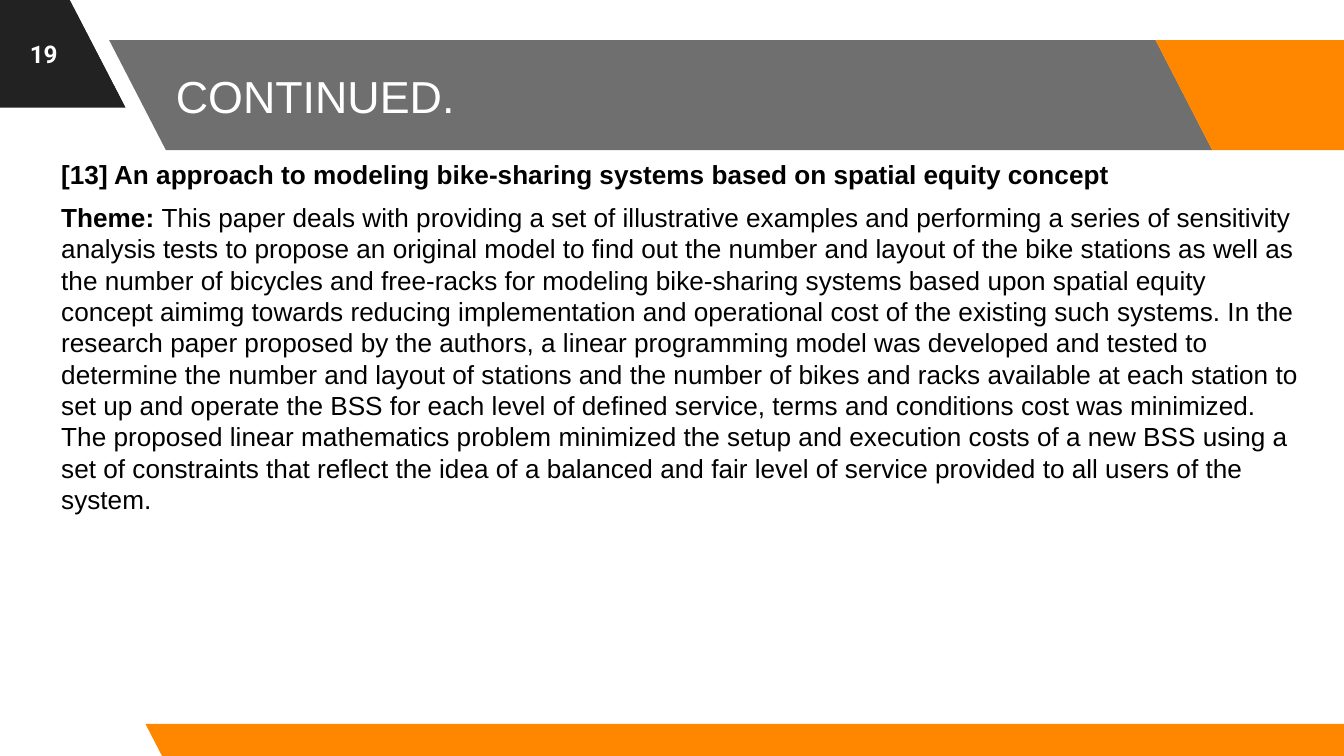
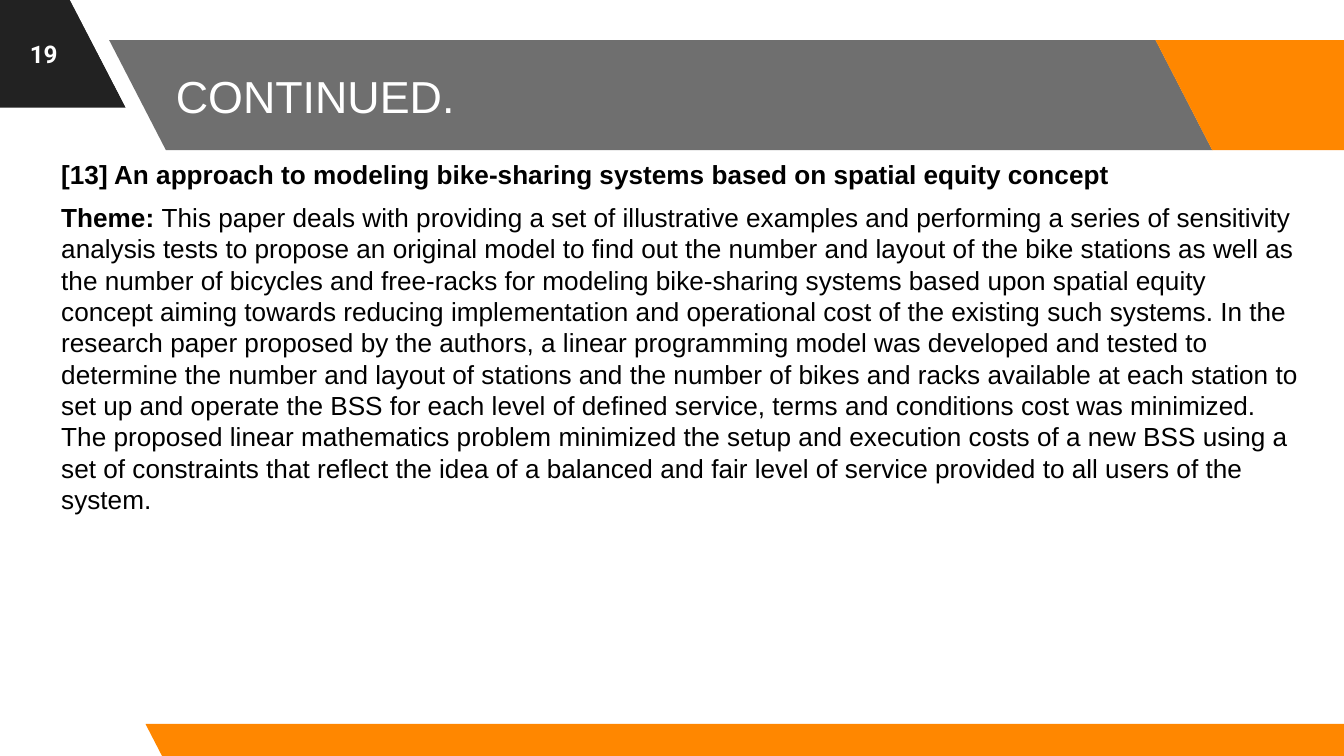
Before and after one commit to astrodestroyergithub/Divvy-Bike-Share, a slide deck: slide 19 of PPTS/19BCE1156_Tamojit_Roy_Capstone_Project_B.Tech_CSE_2019-23_Review-1.pptx. Drawn at 1344x756 pixels with LibreOffice and Linux fonts; fonts in the diff are those of the drawing; background and template pictures are left out. Boxes give left, top, right and bottom in pixels: in the first picture for what was removed or moved away, otherwise in the second. Text is boxed around its words. In the diff, an @@ line names an element or a change of style, - is before the commit and + after.

Commit message:
Spelling mistakes corrected in Review-1 PPT

```diff
--- a/PPTS/19BCE1156_Tamojit_Roy_Capstone_Project_B.Tech_CSE_2019-23_Review-1.pptx
+++ b/PPTS/19BCE1156_Tamojit_Roy_Capstone_Project_B.Tech_CSE_2019-23_Review-1.pptx
@@ text at <box>61,208,1298,515</box>: text changed @@
-Theme: This paper deals with providing a set of illustrative examples and performing a series of sensitivity analysis tests to propose an original model to find out the number and layout of the bike stations as well as the number of bicycles and free-racks for modeling bike-sharing systems based upon spatial equity concept aimimg towards reducing implementation and operational cost of the existing such systems. In the research paper proposed by the authors, a linear programming model was developed and tested to determine the number and layout of stations and the number of bikes and racks available at each station to set up and operate the BSS for each level of defined service, terms and conditions cost was minimized. The proposed linear mathematics problem minimized the setup and execution costs of a new BSS using a set of constraints that reflect the idea of a balanced and fair level of service provided to all users of the system.
+Theme: This paper deals with providing a set of illustrative examples and performing a series of sensitivity analysis tests to propose an original model to find out the number and layout of the bike stations as well as the number of bicycles and free-racks for modeling bike-sharing systems based upon spatial equity concept aiming towards reducing implementation and operational cost of the existing such systems. In the research paper proposed by the authors, a linear programming model was developed and tested to determine the number and layout of stations and the number of bikes and racks available at each station to set up and operate the BSS for each level of defined service, terms and conditions cost was minimized. The proposed linear mathematics problem minimized the setup and execution costs of a new BSS using a set of constraints that reflect the idea of a balanced and fair level of service provided to all users of the system.
```
Also in this commit, not shown: 9 other slides changed.
